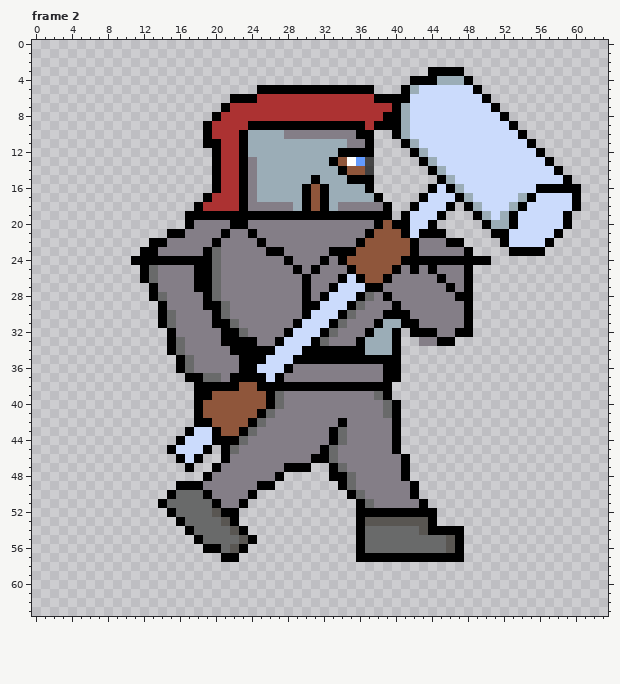
Pixel-art file -- Game Spellslingers/Assets/Art/Warrior/Warrior1.aseprite. The picture above was drawn from the file before the commit.
64x64 pixels, 7 frames. Shown: frame 2. The commit also changed other frames, which this record leaves out.
After:
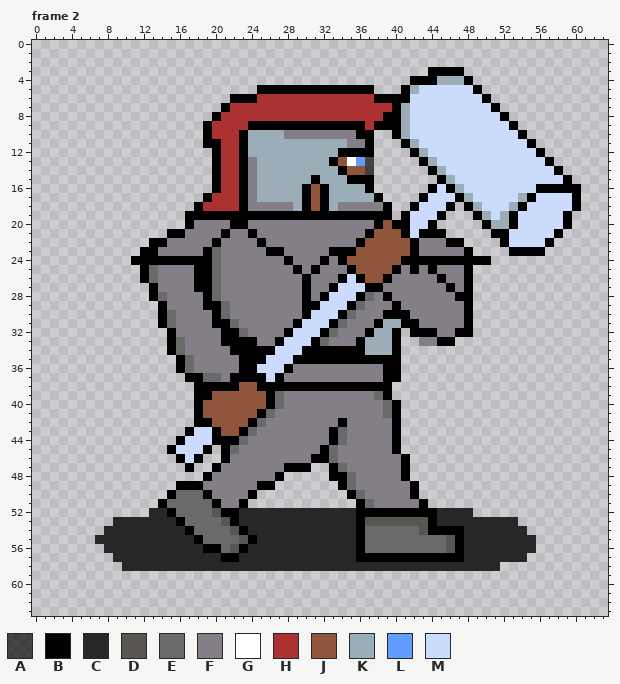
Palette (. is transparent): A #000000a9  B #000000  C #272727  D #595652  E #696a6a  F #847e87  G #ffffff  H #ac3232  J #8f563b  K #9badb7  L #639bff  M #cbdbfc
Message: Implemented Warrior Added warrior skill sprites
Changes in this commit:
layer "Layer 2" added
Frame 2, layer "Layer 2":
The edit adds colour C in row 52 at x 13 to 14, 23 to 35 and 45 to 48; in row 53 at x 9 to 15, 23 to 35 and 45 to 53; in row 54 at x 8 to 16, 24 to 35 and 48 to 54; in row 55 at x 7 to 17, 25 to 35 and 48 to 55; in row 56 at x 8 to 18, 24 to 35 and 48 to 55; in row 57 at x 9 to 20, 23 to 35 and 48 to 54.
The edit adds colour C in row 58 at x 10 to 51.
Changed places in both pictures, as pixel boxes (x1, y1, x2, y2):
added: (95, 508, 536, 571)
